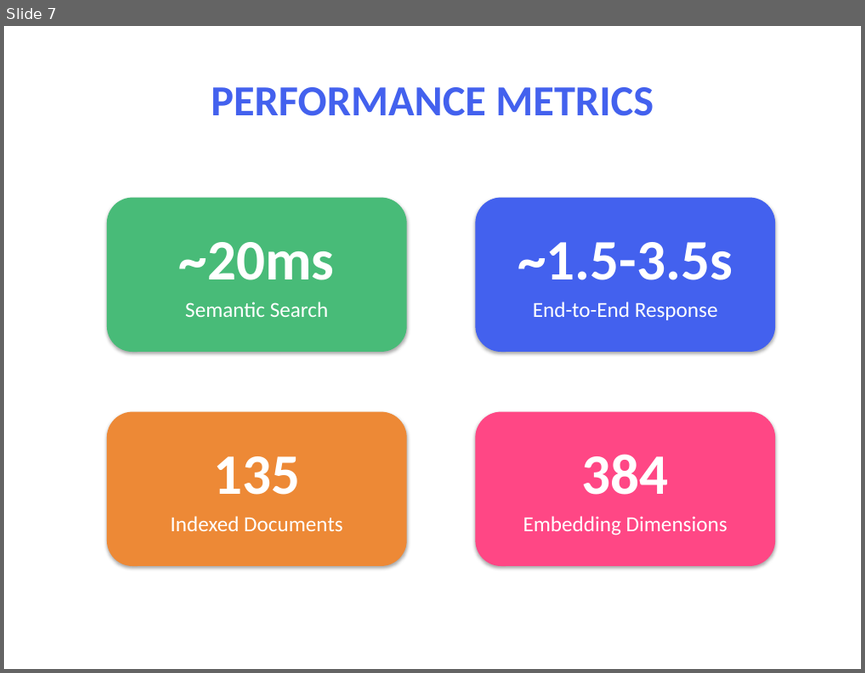
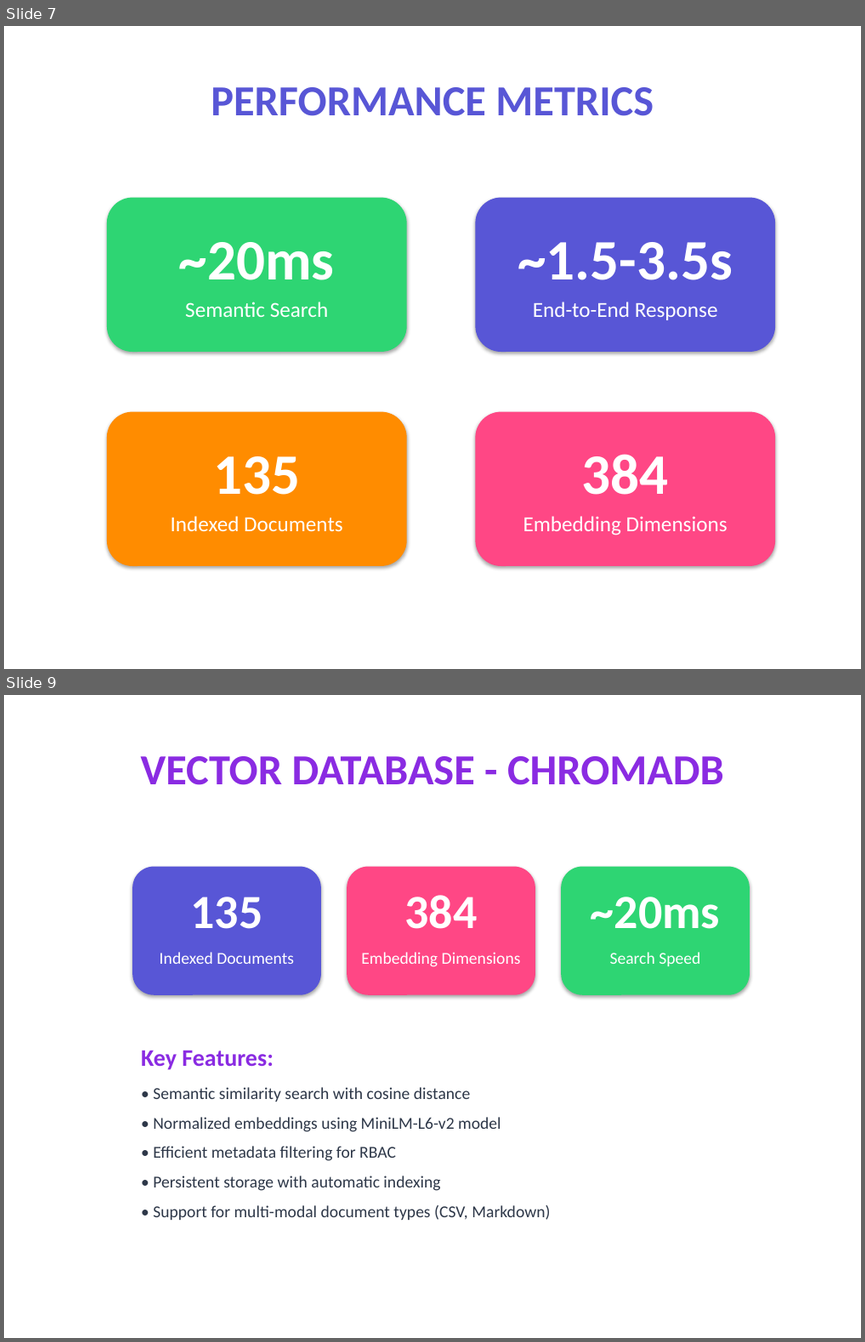
Before and after one commit to PriyanshuKr-2027/Company-Internal-Chatbot-with-Role-Based-Access-Control-RBAC-GROUP1, a slide deck: Role_Based_Chatbot_Presentation.pptx. Shown one above the other, each under a label of ours: slide 7 before the commit, slides 7 and 9 after it; the slides between them are not shown. The pictures are 865x673 and 865x1342 pixels, drawn with LibreOffice and Linux fonts; fonts in the diff are those of the drawing. Boxes give left, top, right and bottom in pixels: in the first picture for what was removed or moved away, otherwise in the second. Text is boxed around its words. In the diff, an @@ line names an element or a change of style, - is before the commit and + after.

Commit message:
Enhance presentation: 15 slides matching Canva Tech Vibrant Trendy theme

```diff
--- a/Role_Based_Chatbot_Presentation.pptx
+++ b/Role_Based_Chatbot_Presentation.pptx
@@ slide 9 added at (x1=4, y1=695, x2=861, y2=1338), background #FFFFFF @@
@@ rectangle added at (x1=4, y1=695, x2=861, y2=1338), fill #FFFFFF @@
@@ text added at (x1=141, y1=756, x2=724, y2=785), 36 pt, text #8A2BE2, bold @@
+VECTOR DATABASE - CHROMADB
@@ rounded rectangle added at (x1=132, y1=867, x2=321, y2=995), fill #5856D6 @@
@@ rounded rectangle added at (x1=347, y1=867, x2=535, y2=995), fill #FF4785 @@
@@ rounded rectangle added at (x1=561, y1=867, x2=749, y2=995), fill #2ED573 @@
@@ text added at (x1=191, y1=896, x2=263, y2=929), 40 pt, text #FFFFFF, bold @@
+135
@@ text added at (x1=405, y1=895, x2=477, y2=929), 40 pt, text #FFFFFF, bold @@
+384
@@ text added at (x1=590, y1=896, x2=720, y2=929), 40 pt, text #FFFFFF, bold @@
+~20ms
@@ text added at (x1=160, y1=952, x2=294, y2=964), 14 pt, text #FFFFFF @@
+Indexed Documents
@@ text added at (x1=361, y1=952, x2=521, y2=967), 14 pt, text #FFFFFF @@
+Embedding Dimensions
@@ text added at (x1=610, y1=952, x2=700, y2=966), 14 pt, text #FFFFFF @@
+Search Speed
@@ text added at (x1=141, y1=1050, x2=550, y2=1219), 14 pt, text #2D3748 @@
+Key Features:
+• Semantic similarity search with cosine distance
+• Normalized embeddings using MiniLM-L6-v2 model
+• Efficient metadata filtering for RBAC
+• Persistent storage with automatic indexing
+• Support for multi-modal document types (CSV, Markdown)
@@ slide 7 changed as well @@
@@ text "PERFORMANCE METRICS" at (x1=211, y1=87, x2=653, y2=116): text colour #4361EE to #5856D6 @@
@@ rounded rectangle at (x1=107, y1=198, x2=407, y2=352): fill #48BB78 to #2ED573 @@
@@ rounded rectangle at (x1=475, y1=198, x2=775, y2=352): fill #4361EE to #5856D6 @@
@@ rounded rectangle at (x1=107, y1=412, x2=407, y2=566): fill #ED8936 to #FF8C00 @@
```
Also in this commit, not shown: 8 other slides changed, 5 other slides added, 3 other files.
